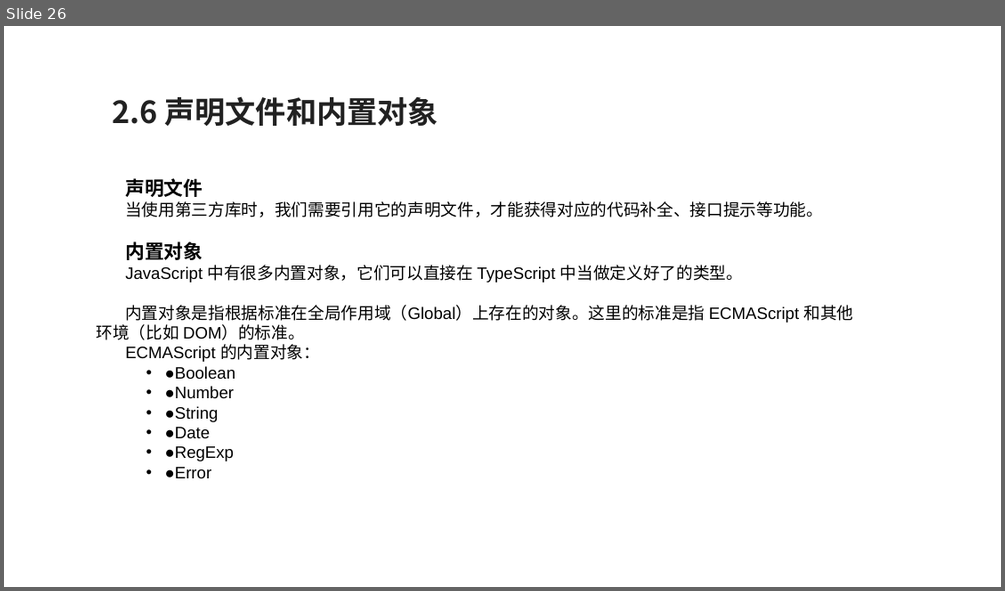
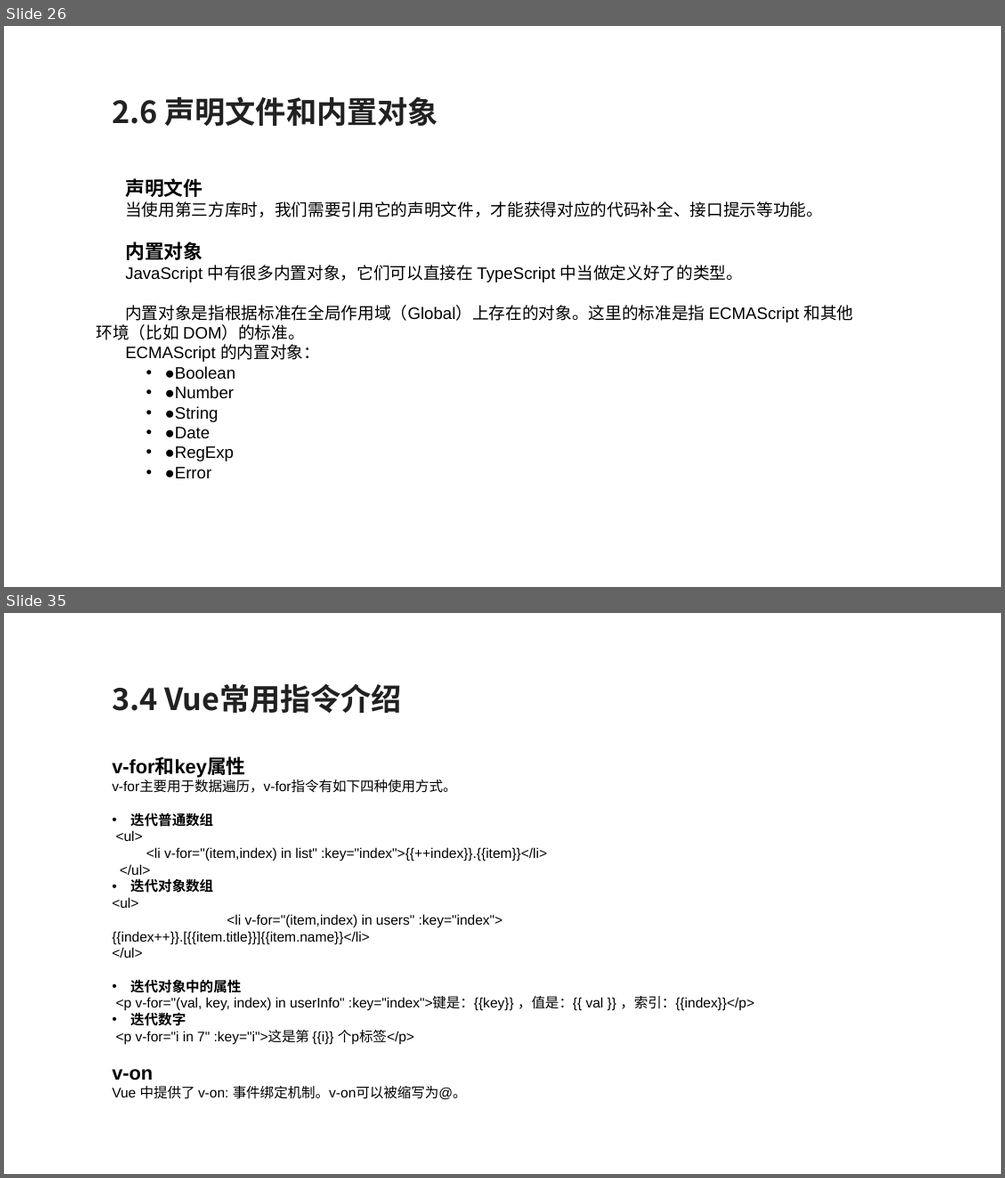
Before and after one commit to zouyujie/vue3_book_codes, a slide deck: Vue3+TypeScript开发指南.pptx. Shown one above the other, each under a label of ours: slide 26 before the commit, slides 26 and 35 after it; the slides between them are not shown. The pictures are 1005x591 and 1005x1178 pixels, drawn with LibreOffice and Linux fonts; fonts in the diff are those of the drawing. Boxes give left, top, right and bottom in pixels: in the first picture for what was removed or moved away, otherwise in the second. Text is boxed around its words. In the diff, an @@ line names an element or a change of style, - is before the commit and + after.

```diff
--- a/Vue3+TypeScript开发指南.pptx
+++ b/Vue3+TypeScript开发指南.pptx
@@ slide 35 added at (4,613,1001,1174), background #FFFFFF @@
@@ text added at (112,683,402,713), 22 pt, text #212121, bold @@
+  3.4 Vue常用指令介绍
@@ text added at (112,758,754,1099), 10 pt, text #000000 @@
+v-for和key属性
+v-for主要用于数据遍历，v-for指令有如下四种使用方式。
+• 迭代普通数组
+<ul>
+<li v-for="(item,index) in list" :key="index">{{++index}}.{{item}}</li>
+</ul>
+• 迭代对象数组
+<ul>
+<li v-for="(item,index) in users" :key="index">
+{{index++}}.[{{item.title}}]{{item.name}}</li>
+</ul>
+• 迭代对象中的属性
+<p v-for="(val, key, index) in userInfo" :key="index">键是：{{key}} ，值是：{{ val }} ，索引：{{index}}</p>
+• 迭代数字
+<p v-for="i in 7" :key="i">这是第 {{i}} 个p标签</p>
+v-on
+Vue 中提供了 v-on: 事件绑定机制。v-on可以被缩写为@。
```
Also in this commit, not shown: 5 slides changed, 21 other slides added.
